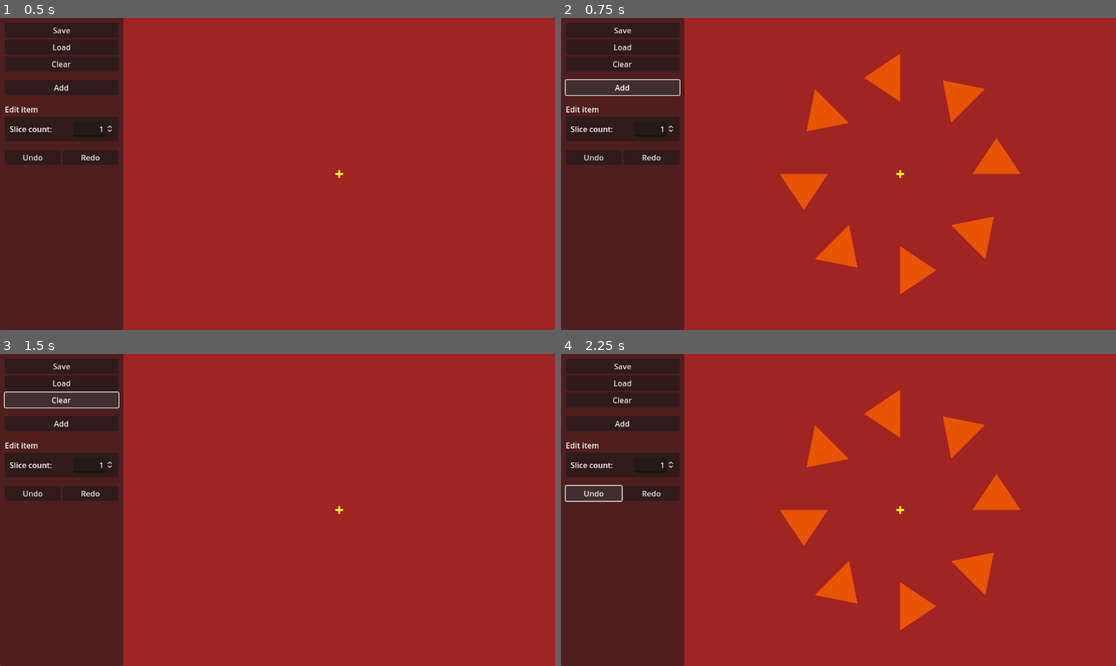
Above: before the commit, frames 1-4 (two rows, left to right).
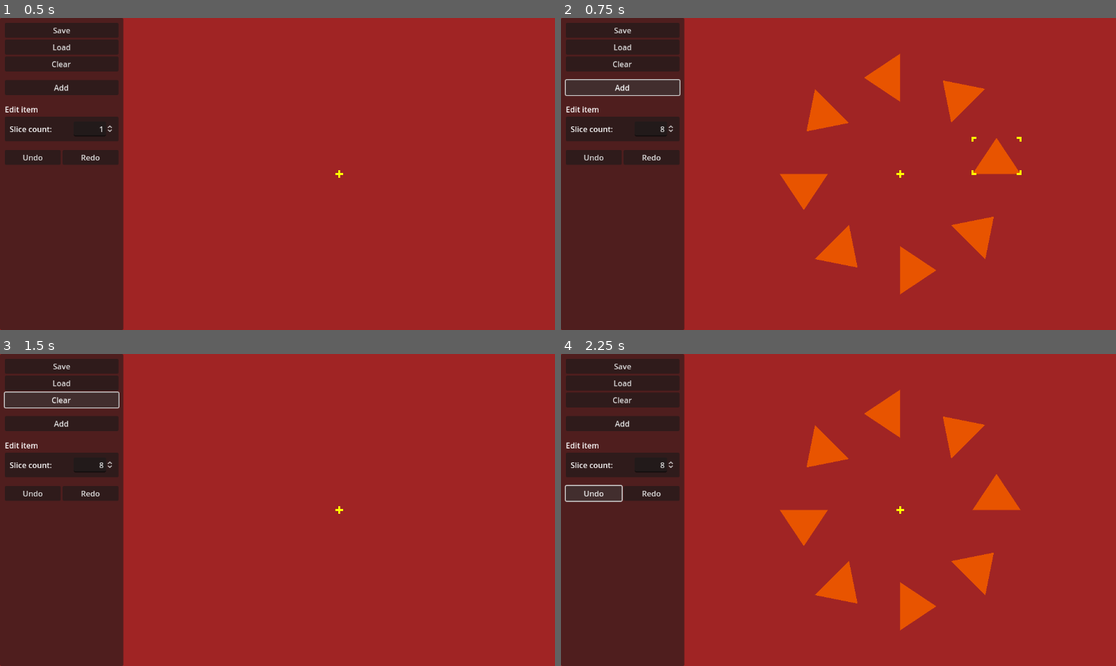
Above: after the commit, the same moments.

Repository: zoeesilcock/symmetar
Game: Godot game, scene res://Main.tscn
Same seed, same stepped clock (60 frames per second), same inputs: the game is played once before the commit and once after it.
Inputs:
- Up to frame 1 (0.5 s): no input
- Up to frame 2 (0.75 s): click "Add" at 0.5 s
- Up to frame 3 (1.5 s): click "Clear" at 1.25 s
- Up to frame 4 (2.25 s): click "Undo" at 2 s

Frame 1 is identical in both runs. In frame 2, less than 0.1% of the frame differs, in the area x 17-83%, y 34-51%; in frame 3, less than 0.1%; in frame 4, less than 0.1%.

Commit message:
Select newly added elements

Diff:
--- a/Document/Document.gd
+++ b/Document/Document.gd
@@ -5,6 +5,7 @@
 @export var state : DocumentState
 
 # References
+@export var ui_state : UIState
 @export var undo_manager : UndoManager
 @export var element_scene : PackedScene
 @export var elements_node : Node2D
@@ -41,6 +42,8 @@
 	new_element.init(element_state)
 	new_element.state_changed.connect(_on_element_state_changed)
 
+	ui_state.set_selection(element_index, 0)
+
 func remove_element(index : int):
 	elements_node.remove_child(elements[index])
 	elements.remove_at(index)
--- a/Document/Document.tscn
+++ b/Document/Document.tscn
@@ -1,10 +1,12 @@
-[gd_scene load_steps=3 format=3 uid="uid://bkihrohu0hh6e"]
+[gd_scene load_steps=4 format=3 uid="uid://bkihrohu0hh6e"]
 
 [ext_resource type="Script" path="res://Document/Document.gd" id="1_3rhj1"]
+[ext_resource type="Resource" uid="uid://chkr4prm0pu47" path="res://UI/UIState.tres" id="2_d1shh"]
 [ext_resource type="PackedScene" uid="uid://b7fwwj6jtev" path="res://Element/Element.tscn" id="2_oakl1"]
 
 [node name="Document" type="Node2D" node_paths=PackedStringArray("elements_node")]
 script = ExtResource("1_3rhj1")
+ui_state = ExtResource("2_d1shh")
 element_scene = ExtResource("2_oakl1")
 elements_node = NodePath("Elements")
 
--- a/Element/Element.tscn
+++ b/Element/Element.tscn
@@ -8,8 +8,8 @@
 [sub_resource type="Resource" id="Resource_hfjsj"]
 script = ExtResource("4_nywvh")
 index = 0
+radius = 0.0
 slice_count = 8
-radius = 200.0
 slice_rotation = 0.0
 slice_position = Vector2(0, 0)
 
